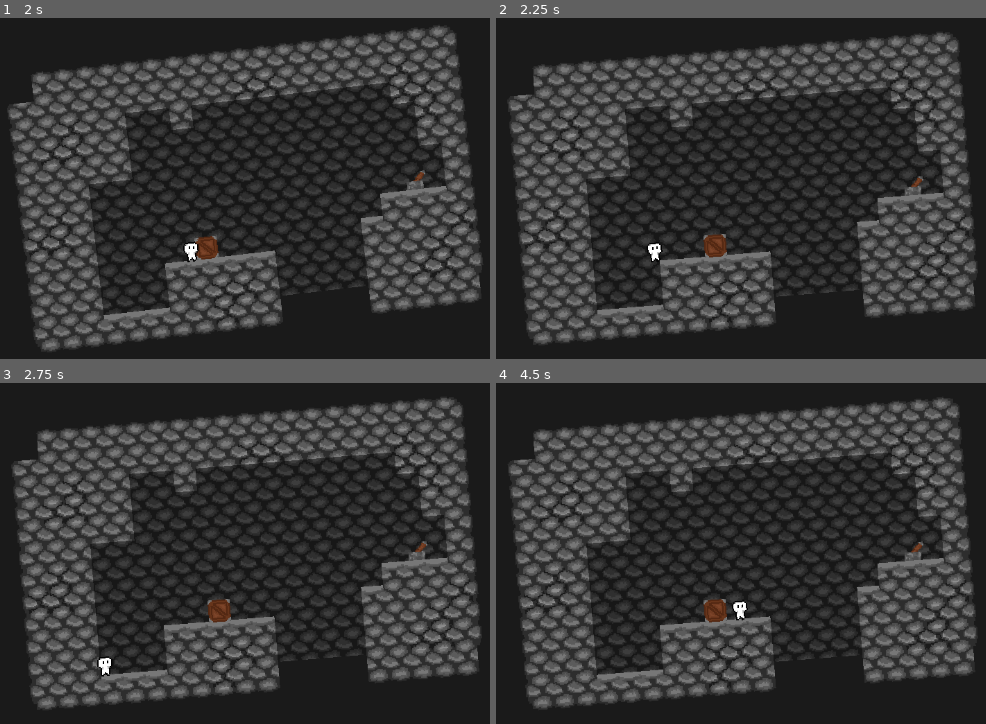
Above: before the commit, frames 1-4 (two rows, left to right).
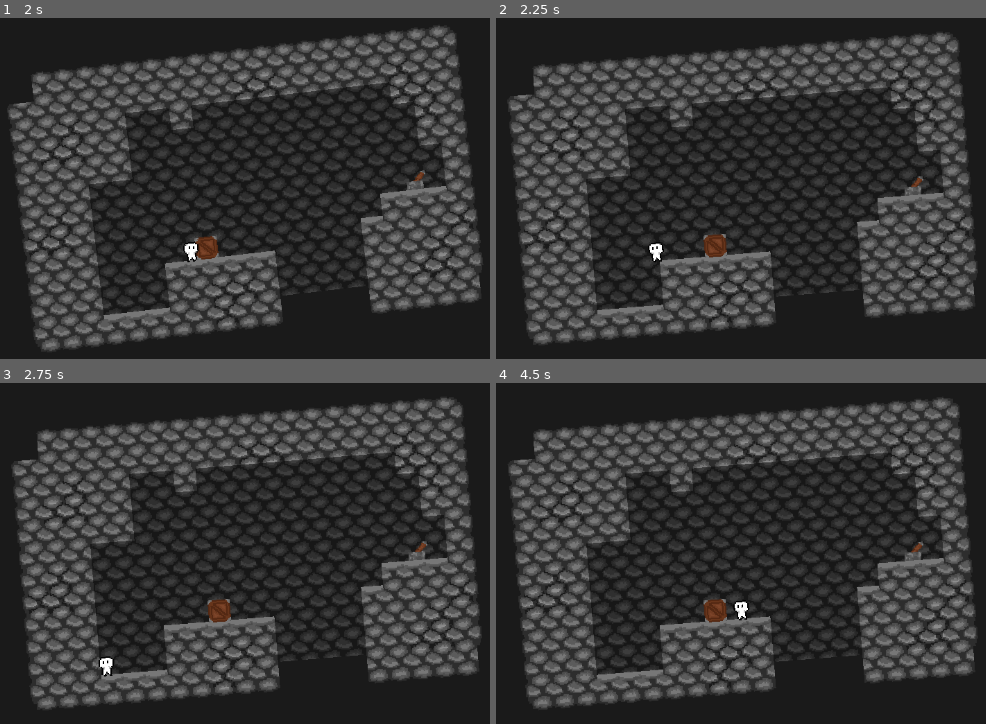
Above: after the commit, the same moments.

Repository: SamaraHacker/GamJam4-2025
Game: Godot game, scene res://Scenes/level_1.tscn
Two runs of this game, one before a commit and one after it. Both use one fixed random seed, a clock stepped at 60 frames per second and the inputs below.
Inputs:
- Up to frame 1 (2 s): tap Enter (ui_accept) at 0.5, 0.77, 1.52 s; hold Right (ui_right) from 0.53 s (still down)
- Up to frame 2 (2.25 s): release Right (ui_right) at 2.03 s; hold Left (ui_left) from 2.03 s (still down)
- Up to frame 3 (2.75 s): keep holding Left (ui_left)
- Up to frame 4 (4.5 s): release Left (ui_left) at 2.78 s; hold Right (ui_right) 2.78-4.28 s; tap Enter (ui_accept) at 3.02, 3.77 s; hold Left (ui_left) from 4.28 s (still down)

Frame 1 is identical in both runs. In frame 2, less than 0.1% of the frame differs, in the area x 30-35%, y 65-72%; in frame 3, less than 0.1%; in frame 4, less than 0.1%, in the area x 48-52%, y 63-70%.

Commit message:
Updated player flipping feature

Diff:
--- a/shiftingshafts/Scenes/player.tscn
+++ b/shiftingshafts/Scenes/player.tscn
@@ -33,7 +33,7 @@
 
 [node name="AnimatedSprite2D" type="AnimatedSprite2D" parent="."]
 sprite_frames = SubResource("SpriteFrames_lbkth")
-frame_progress = 0.087712
+frame_progress = 0.878282
 
 [node name="CollisionShape2D" type="CollisionShape2D" parent="." groups=["player"]]
 position = Vector2(-1, 2)
--- a/shiftingshafts/Scripts/player.gd
+++ b/shiftingshafts/Scripts/player.gd
@@ -49,16 +49,27 @@
 	# Get the input direction and handle the movement/deceleration.
 	# As good practice, you should replace UI actions with custom gameplay actions.
 	var direction := Input.get_axis("ui_left", "ui_right")
+	var world_rotation = int(get_parent().rotation_degrees) % 360
+
+	if world_rotation < 0:
+		world_rotation += 360
+
+	var world_rotated = false
+
+	if(world_rotation > 150 and world_rotation < 210):
+		world_rotated = true
 
 	if direction:
 		velocity.x = direction * SPEED
 	else:
 		velocity.x = move_toward(velocity.x, 0, SPEED)
 
-		if Input.is_action_pressed("ui_left"):
-			AnimatedSprite2D.scale.x = -1  # Flip to face left
-		elif Input.is_action_pressed("ui_right"):
-			AnimatedSprite2D.scale.x = 1   # Face right
+
+	if direction != 0:
+		if world_rotated:
+			animated_sprite_2d.scale.x = -direction
+		else:
+			animated_sprite_2d.scale.x = direction
 
 
 	move_and_slide()
